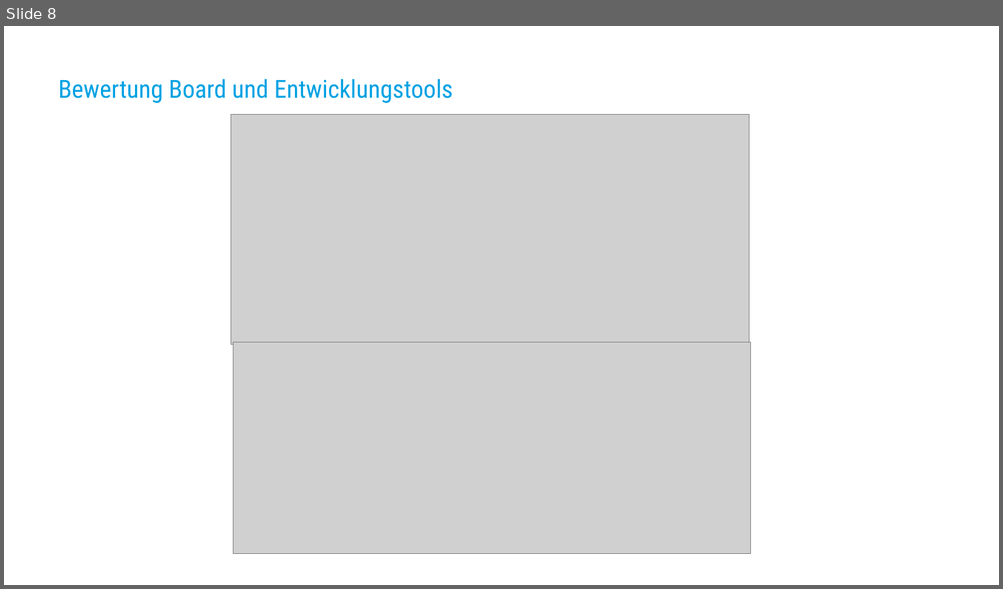
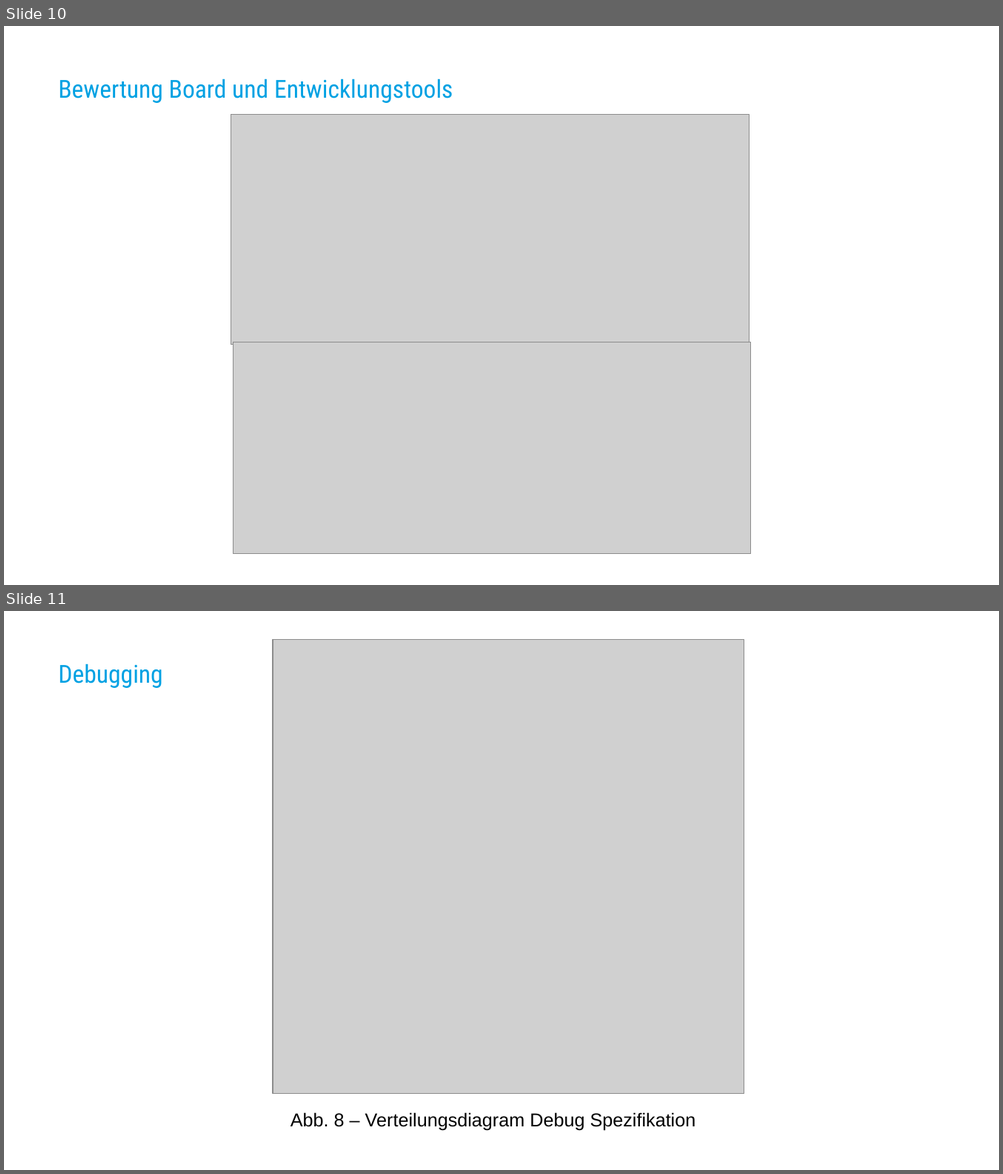
Before and after one commit to WolfgangBischoffTHAB/Studienarbeit_Report, a slide deck: Seminarpräsentation/RISCV_CPU_WolfgangBischoff_2228538.odp. Shown one above the other, each under a label of ours: slide 8 before the commit, slides 10 and 11 after it. The pictures are 1003x589 and 1003x1174 pixels, drawn with LibreOffice and Linux fonts; fonts in the diff are those of the drawing; grey boxes stand for pictures; background and template pictures are left out. Boxes give left, top, right and bottom in pixels: in the first picture for what was removed or moved away, otherwise in the second. Text is boxed around its words. In the diff, an @@ line names an element or a change of style, - is before the commit and + after.

```diff
--- a/Seminarpräsentation/RISCV_CPU_WolfgangBischoff_2228538.odp
+++ b/Seminarpräsentation/RISCV_CPU_WolfgangBischoff_2228538.odp
@@ slide 11 added at (x1=4, y1=611, x2=999, y2=1170), background #FFFFFF @@
@@ picture added at (x1=273, y1=639, x2=743, y2=1093) @@
@@ title added at (x1=58, y1=664, x2=162, y2=688), 24.1 pt, text #00A1E3 @@
+Debugging
@@ text added at (x1=290, y1=1113, x2=696, y2=1131), 18 pt, text #000000 @@
+Abb. 8 – Verteilungsdiagram Debug Spezifikation
@@ what was slide 8 is now slide 10 @@
```
Also in this commit, not shown: 2 slides changed, 2 other slides added, 1 slide removed, 3 other files.
